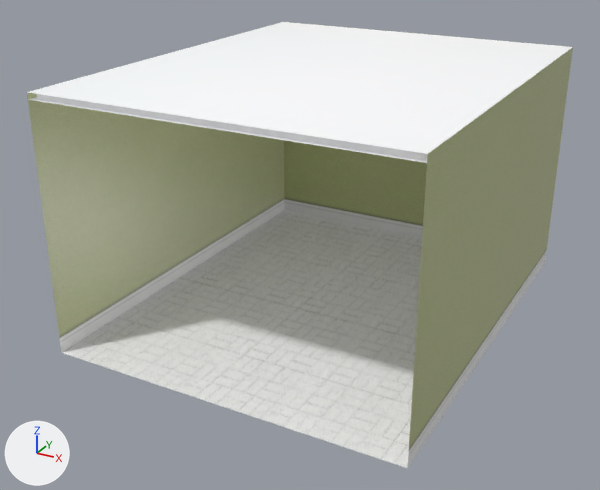
Renders of the COLLADA model webapp/public/vl/valter-lab/scene/valter-lab.dae from each side of a commit.
Rendered twice from a 50 mm lens placed at (56.5, -127.2, 66.1), pointed at (-2.6, -19.6, 12.3). Lighting does not change. The marker at lower left points along +X, +Y and +Z. Where no turn or scale is listed for an object, it has been applied to the vertices.

The first picture shows 'ceiling', 'ceilingLightBox', 'floor', 'frontWall', 'leftWall', 'rightWall'.
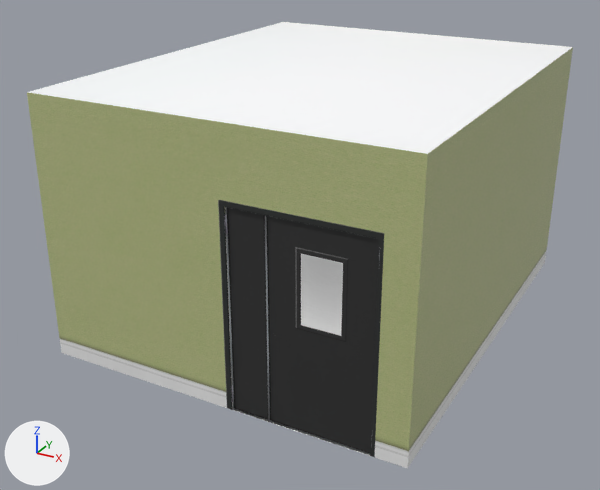
The change, as a diff of the scene's bpy script:
```diff
--- a/webapp/public/vl/valter-lab/scene/valter-lab.dae.py
+++ b/webapp/public/vl/valter-lab/scene/valter-lab.dae.py
@@ img_rearwall_jpg @@
+img_rearwall_jpg = load_image('rearWall.jpg', 'rearWall.jpg', 1024, 1024, 'sRGB')
@@ img_rearwalldoorbigpart_jpg @@
+img_rearwalldoorbigpart_jpg = load_image('rearWallDoorBigPart.jpg', 'rearWallDoorBigPart.jpg', 1024, 1024, 'sRGB')
@@ img_rearwalldoorsmallpart_jpg @@
+img_rearwalldoorsmallpart_jpg = load_image('rearWallDoorSmallPart.jpg', 'rearWallDoorSmallPart.jpg', 1024, 1024, 'sRGB')
@@ mat_rearwallmaterial_bumpscale_0_3 @@
+mat_rearwallmaterial_bumpscale_0_3 = principled_material('rearWallMaterial_bumpScale_0_3')
+mat_rearwallmaterial_bumpscale_0_3.texture = img_rearwall_jpg
+mat_rearwallmaterial_bumpscale_0_3.roughness = 0.32
@@ mat_rearwalldoorbigpartmaterial @@
+mat_rearwalldoorbigpartmaterial = principled_material('rearWallDoorBigPartMaterial')
+mat_rearwalldoorbigpartmaterial.texture = img_rearwalldoorbigpart_jpg
+mat_rearwalldoorbigpartmaterial.roughness = 0.44
@@ mat_rearwalldoorsmallpartmaterial @@
+mat_rearwalldoorsmallpartmaterial = principled_material('rearWallDoorSmallPartMaterial')
+mat_rearwalldoorsmallpartmaterial.texture = img_rearwalldoorsmallpart_jpg
+mat_rearwalldoorsmallpartmaterial.roughness = 0.44
@@ me_plane_003 @@
+me_plane_003.from_pydata(...)  # 8 vertices, 6 faces; spans x -28.3..28.3, y 0.0, z -20.1..20.1
+me_plane_003.materials.append(mat_rearwallmaterial_bumpscale_0_3)  # picture img_rearwall_jpg
@@ me_plane_002 @@
+me_plane_002.from_pydata(...)  # 8 vertices, 10 faces; spans x -14.8..0.0, y 0.0..0.4, z -14.8..14.8
+me_plane_002.materials.append(mat_rearwalldoorbigpartmaterial)  # picture img_rearwalldoorbigpart_jpg
@@ me_plane_001 @@
+me_plane_001.from_pydata(...)  # 8 vertices, 10 faces; spans x 0.0..5.6, y 0.0..0.4, z -14.8..14.8
+me_plane_001.materials.append(mat_rearwalldoorsmallpartmaterial)  # picture img_rearwalldoorsmallpart_jpg
@@ ob_rearwall @@
+ob_rearwall = bpy.data.objects.new('rearWall', me_plane_003)
+ob_rearwall.location = (0.0, -48.5, 20.1)
@@ ob_rearwalldoorbigpart @@
+ob_rearwalldoorbigpart = bpy.data.objects.new('rearWallDoorBigPart', me_plane_002)
+ob_rearwalldoorbigpart.location = (23.3, -48.5, 14.8)
@@ ob_rearwalldoorsmallpart @@
+ob_rearwalldoorsmallpart = bpy.data.objects.new('rearWallDoorSmallPart', me_plane_001)
+ob_rearwalldoorsmallpart.location = (2.8, -48.5, 14.8)
```

Where the change shows, as pixel boxes [x1, y1, x2, y2] in the pictures (600 x 490 px):
'rearWall', added (yellow)
    after: [27, 92, 428, 468]
'rearWallDoorBigPart', added (black)
    after: [265, 215, 379, 455]
'rearWallDoorSmallPart', added (black)
    after: [225, 207, 269, 421]
'floor', unchanged, covered by the edit
    before: [62, 210, 422, 468]
    after: [226, 247, 370, 456]
'leftWall', unchanged, covered by the edit
    before: [27, 92, 285, 353]
'frontWall', unchanged, covered by the edit
    before: [284, 140, 427, 238]
'ceilingLightBox', unchanged, covered by the edit
    before: [28, 94, 428, 163]
